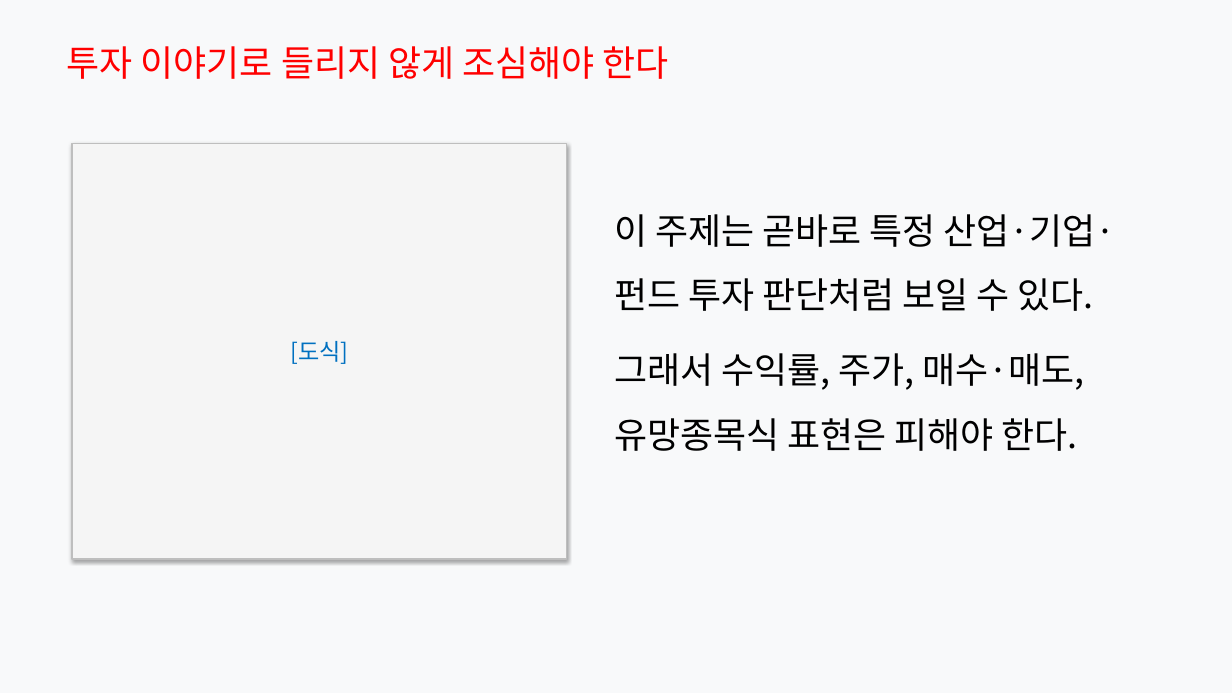
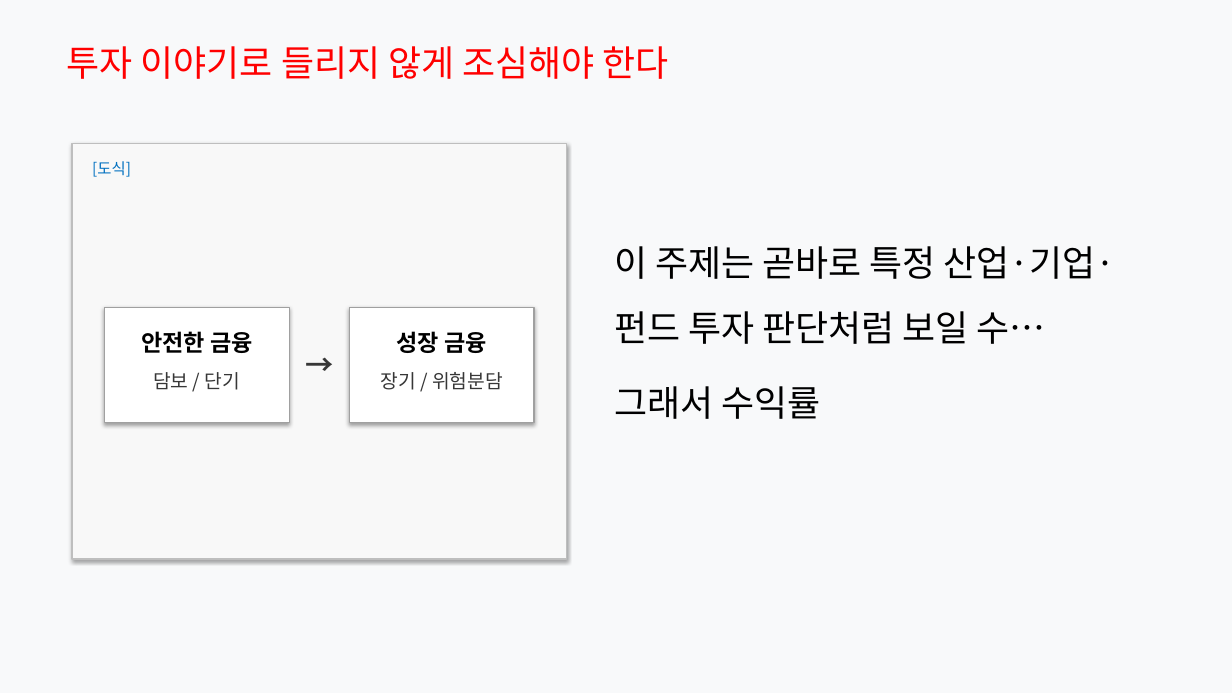
Before and after one commit to Rlearnchan/luddite, a slide deck: slide 21 of outputs/pptx/productive_finance_policy_styled_draft.pptx. Drawn at 1232x693 pixels with LibreOffice and Linux fonts; fonts in the diff are those of the drawing. Boxes give left, top, right and bottom in pixels: in the first picture for what was removed or moved away, otherwise in the second. Text is boxed around its words. In the diff, an @@ line names an element or a change of style, - is before the commit and + after.

```diff
--- a/outputs/pptx/productive_finance_policy_styled_draft.pptx
+++ b/outputs/pptx/productive_finance_policy_styled_draft.pptx
@@ rectangle at <box>72,143,567,559</box>: fill #F5F5F5 to #F8F8F8 @@
@@ text added at <box>92,161,131,177</box>, 12 pt, text #0070C0 @@
+[도식]
@@ text at <box>614,246,1116,419</box>: text changed @@
-이 주제는 곧바로 특정 산업·기업·펀드 투자 판단처럼 보일 수 있다.
-그래서 수익률, 주가, 매수·매도, 유망종목식 표현은 피해야 한다.
+이 주제는 곧바로 특정 산업·기업·펀드 투자 판단처럼 보일 수…
+그래서 수익률
@@ rectangle added at <box>104,308,289,423</box>, fill #FFFFFF, outline #A0A0A0 1 pt @@
@@ rectangle added at <box>349,308,534,423</box>, fill #FFFFFF, outline #A0A0A0 1 pt @@
@@ text added at <box>141,331,253,353</box>, 18 pt, text #000000, bold @@
+안전한 금융
@@ text in rectangle at <box>290,341,348,364</box>: text removed @@
-[도식]
@@ text added at <box>297,343,343,378</box>, 22 pt, text #373737, bold @@
+→
@@ text added at <box>397,331,487,353</box>, 18 pt, text #000000, bold @@
+성장 금융
@@ text added at <box>153,372,240,390</box>, 15 pt, text #373737 @@
+담보 / 단기
@@ text added at <box>380,372,503,390</box>, 15 pt, text #373737 @@
+장기 / 위험분담
```
Also in this commit, not shown: 19 other slides changed, 8 other files.
